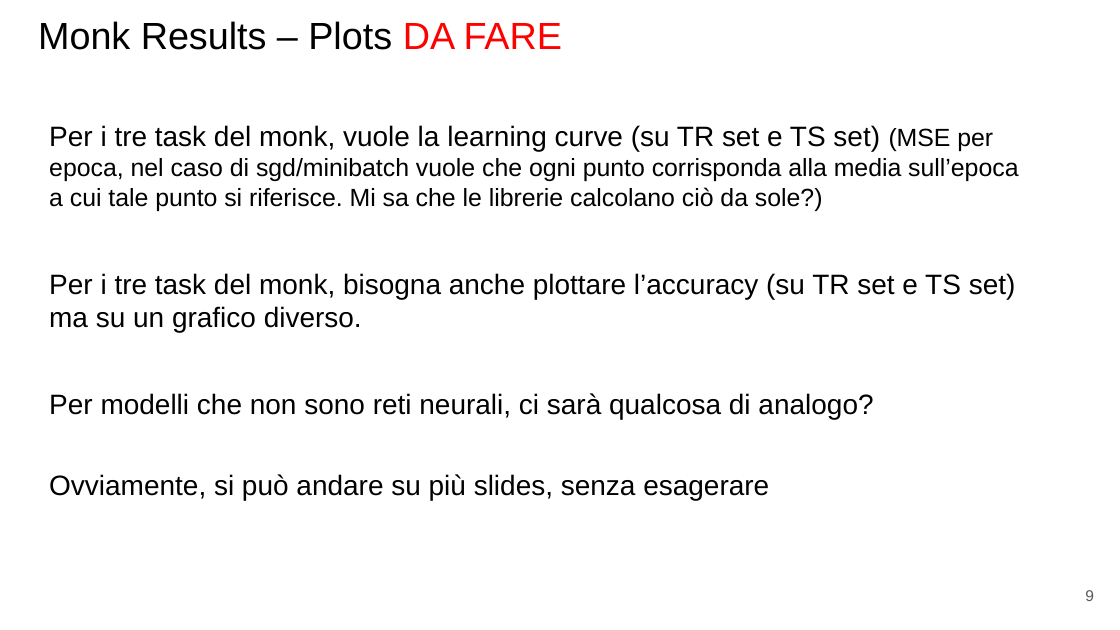
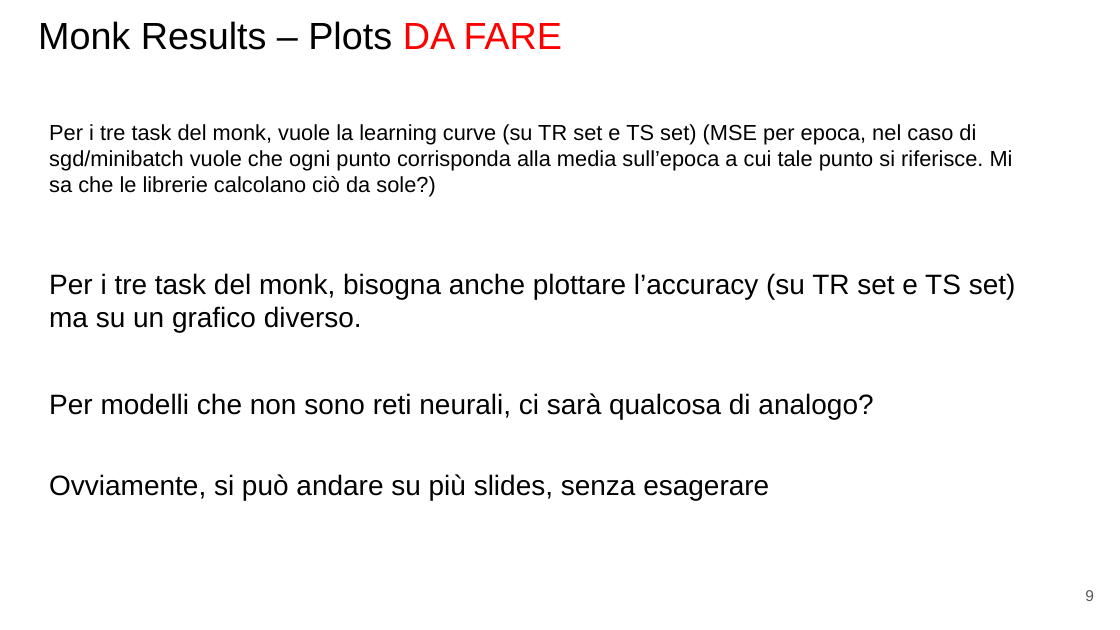
Before and after one commit to paolo-junior-mollica/machine-learning-project, a slide deck: slide 9 of relazione/ML-2023-PRJ-Slides-Demo.pptx. Drawn at 1120x630 pixels with LibreOffice and Linux fonts; fonts in the diff are those of the drawing. Boxes give left, top, right and bottom in pixels: in the first picture for what was removed or moved away, otherwise in the second. Text is boxed around its words. In the diff, an @@ line names an element or a change of style, - is before the commit and + after.

```diff
--- a/relazione/ML-2023-PRJ-Slides-Demo.pptx
+++ b/relazione/ML-2023-PRJ-Slides-Demo.pptx
@@ text "Per i tre task del ..." at <box>49,124,1013,197</box>: size 18 to 14 pt in "Per i tre task del monk, vuole ..."; size 16 to 14 pt in "(MSE per epoca, nel caso di sgd/minibatch ..." @@
```
Also in this commit, not shown: 6 other slides changed, 2 slides added, 1 slide removed.
